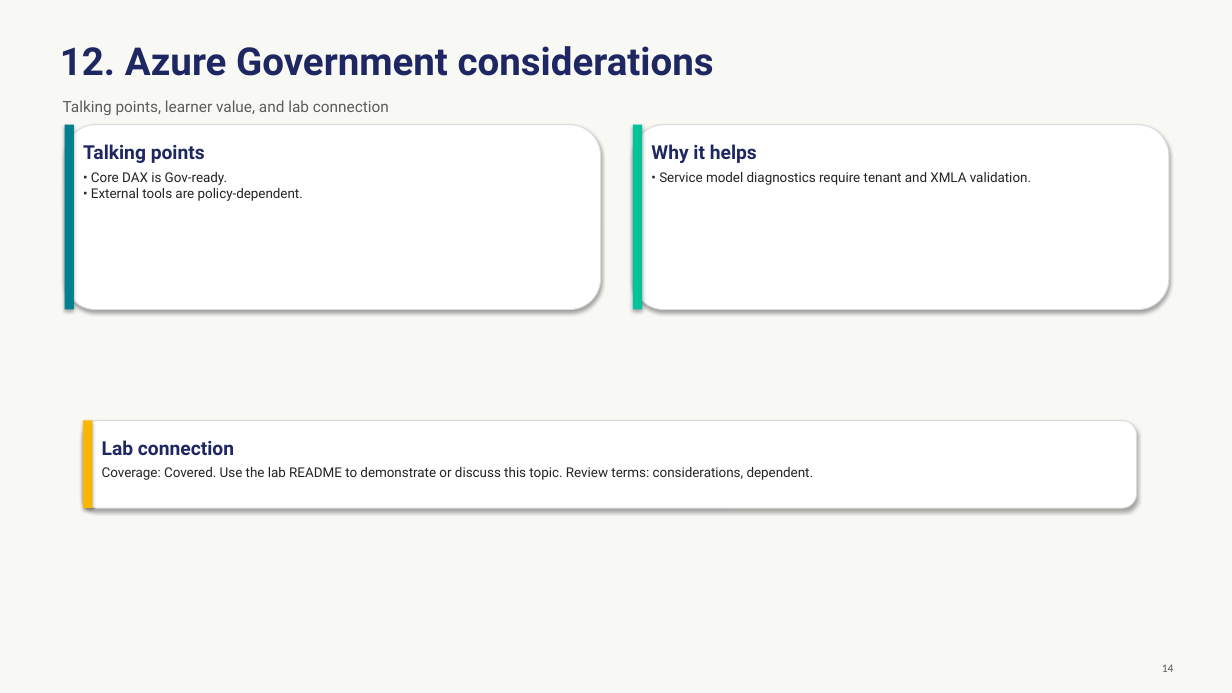
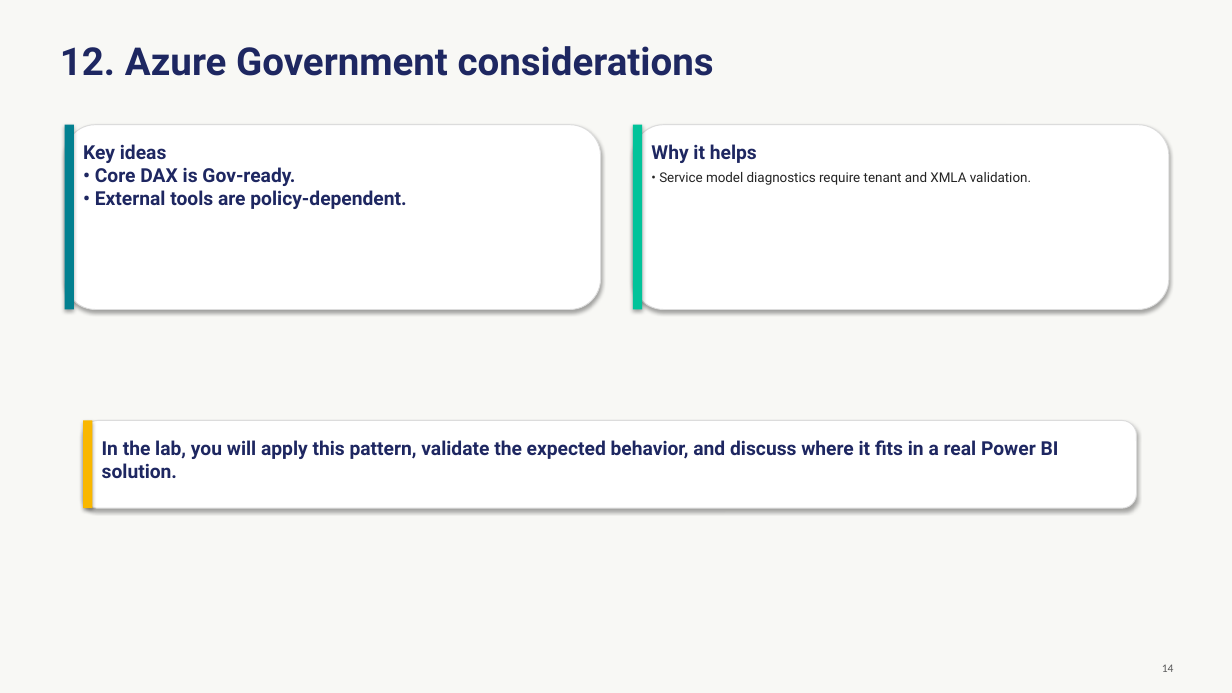
Before and after one commit to Coding-Forge/PBI-Advanced-Factory, a slide deck: slide 14 of modules/02-advanced-dax/assets/advanced-dax.pptx. Drawn at 1232x693 pixels with LibreOffice and Linux fonts; fonts in the diff are those of the drawing. Boxes give left, top, right and bottom in pixels: in the first picture for what was removed or moved away, otherwise in the second. Text is boxed around its words. In the diff, an @@ line names an element or a change of style, - is before the commit and + after.

```diff
--- a/modules/02-advanced-dax/assets/advanced-dax.pptx
+++ b/modules/02-advanced-dax/assets/advanced-dax.pptx
@@ text removed at (x1=63, y1=100, x2=389, y2=115) @@
-Talking points, learner value, and lab connection
@@ text at (x1=83, y1=144, x2=406, y2=209): text changed; size 10.5 to 15 pt; text colour #242424 to #1E2761; bold on @@
-Talking points
-• Core DAX is Gov-ready.
-• External tools are policy-dependent.
+Key ideas
+• Core DAX is Gov-ready.
+• External tools are policy-dependent.
@@ text at (x1=102, y1=440, x2=1059, y2=478): text changed; size 10.5 to 15 pt; text colour #242424 to #1E2761; bold on @@
-Lab connection
-Coverage: Covered. Use the lab README to demonstrate or discuss this topic. Review terms: considerations, dependent.
+In the lab, you will apply this pattern, validate the expected behavior, and discuss where it fits in a real Power BI solution.
```
Also in this commit, not shown: 14 other slides changed, 10 other files.
